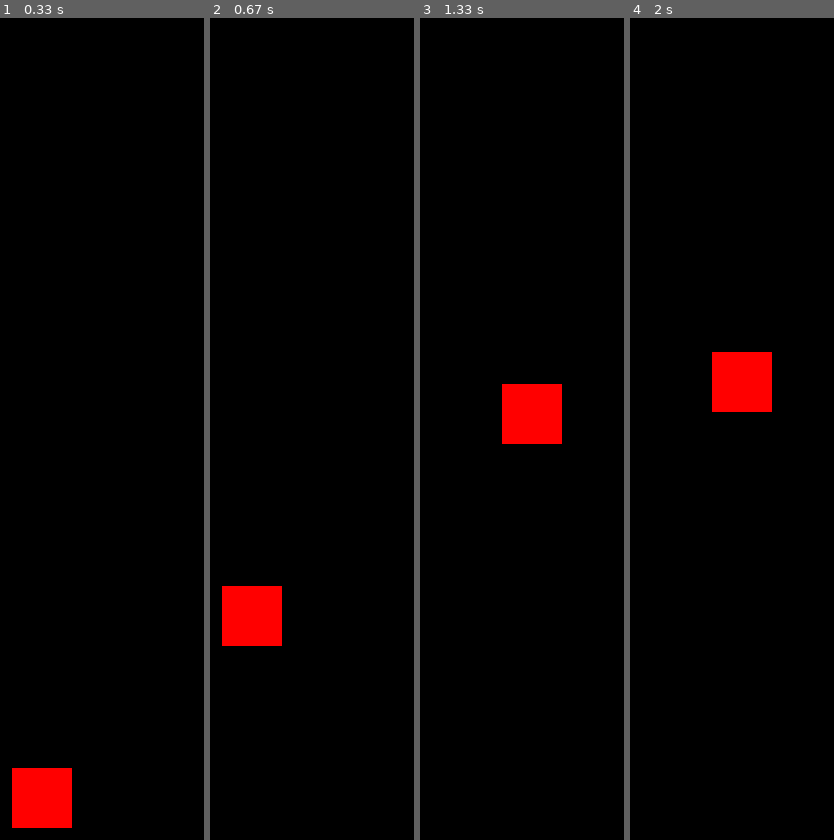
Above: before the commit, frames 1-4 (left to right).
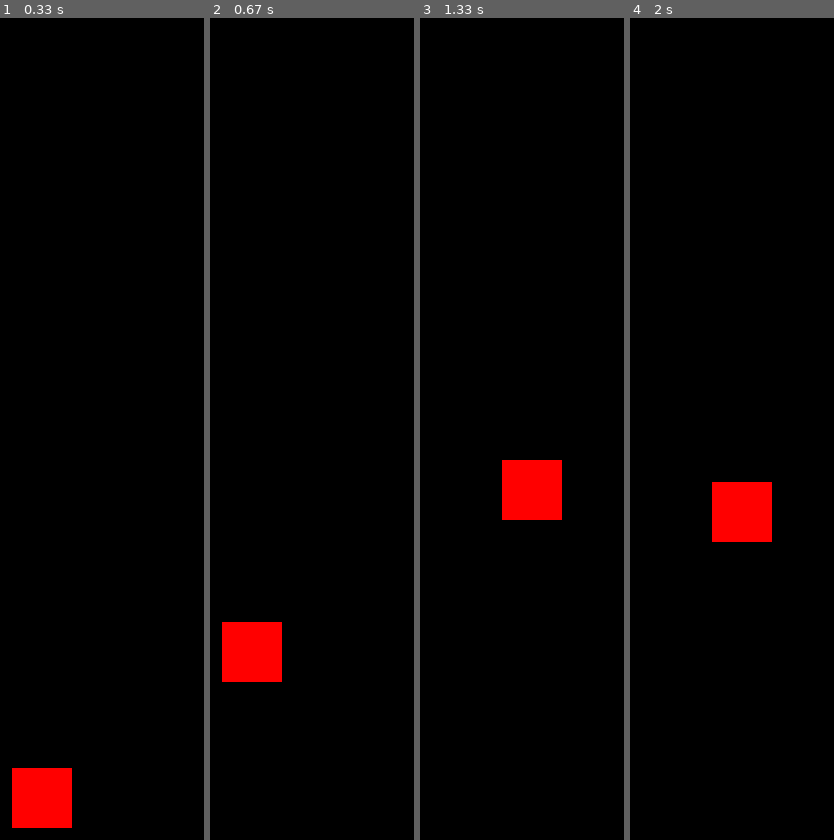
Above: after the commit, the same moments.

Repository: RobertNeuzil/game
Game: pygame game, started from second/game.py
Two runs of this game, one before a commit and one after it. Both use one fixed random seed, a clock stepped at 60 frames per second and the inputs below.
Inputs:
- Up to frame 1 (0.33 s): no input
- Up to frame 2 (0.67 s): tap Space at 0.33 s
- Up to frame 3 (1.33 s): hold Right 0.67-1.13 s; tap Space at 0.73, 1.23 s; hold Right from 1.17 s (still down)
- Up to frame 4 (2 s): release Right at 1.63 s; hold Left from 1.67 s (still down); tap Space at 1.73 s

Frame 1 is identical in both runs. In frame 2, 2.6% of the frame differs, in the area x 5-36%, y 69-81%; in frame 3, 4.3%, in the area x 40-70%, y 44-62%; in frame 4, 4.3%.

Commit message:
now he jumps

Diff:
--- a/second/game.py
+++ b/second/game.py
@@ -33,7 +33,7 @@
     if keys[pygame.K_RIGHT] and POSITIONX < (WIDTH - CHARWIDTH):
         POSITIONX += vel
 
-    if not(Jumping):
+    if Jumping == False:
         if keys[pygame.K_DOWN] and POSITIONY < (HEIGHT - CHARHEIGHT):
             POSITIONY += vel
         if keys[pygame.K_UP] and POSITIONY > 0:
@@ -43,7 +43,10 @@
 
     else:
         if JumpCount >= -10:
-            POSITIONY -= (JumpCount ** 2) * 0.5
+            neg = 1
+            if JumpCount < 0:
+                neg = -1
+            POSITIONY -= (JumpCount ** 2) * 0.4 * neg
             JumpCount -= 1
 
         else:
